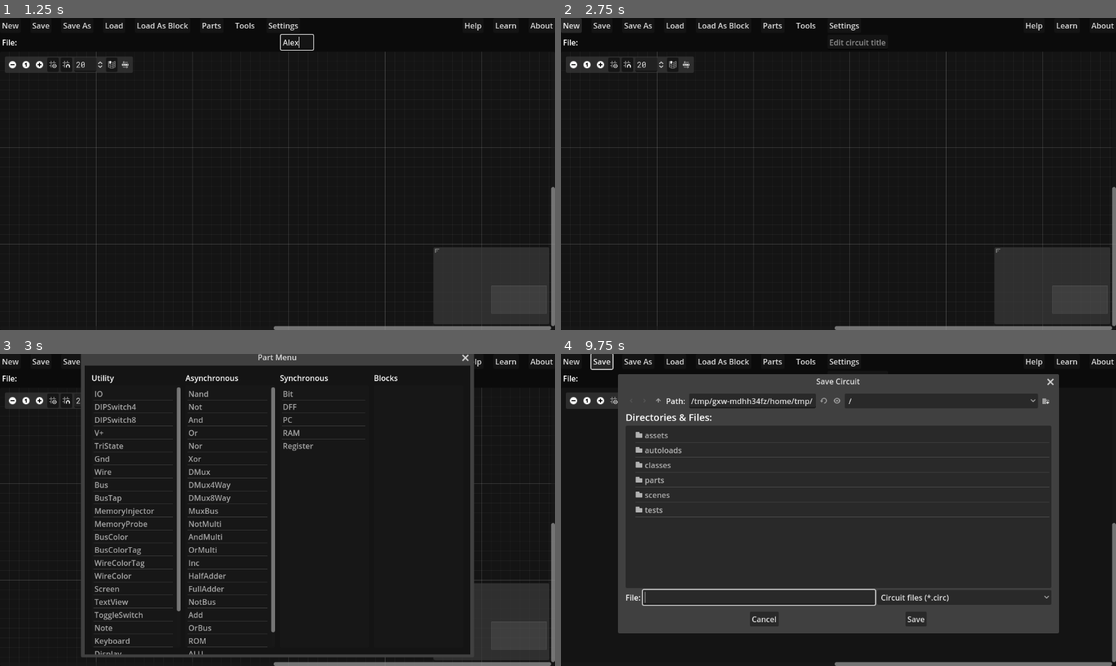
Above: before the commit, frames 1-4 (two rows, left to right).
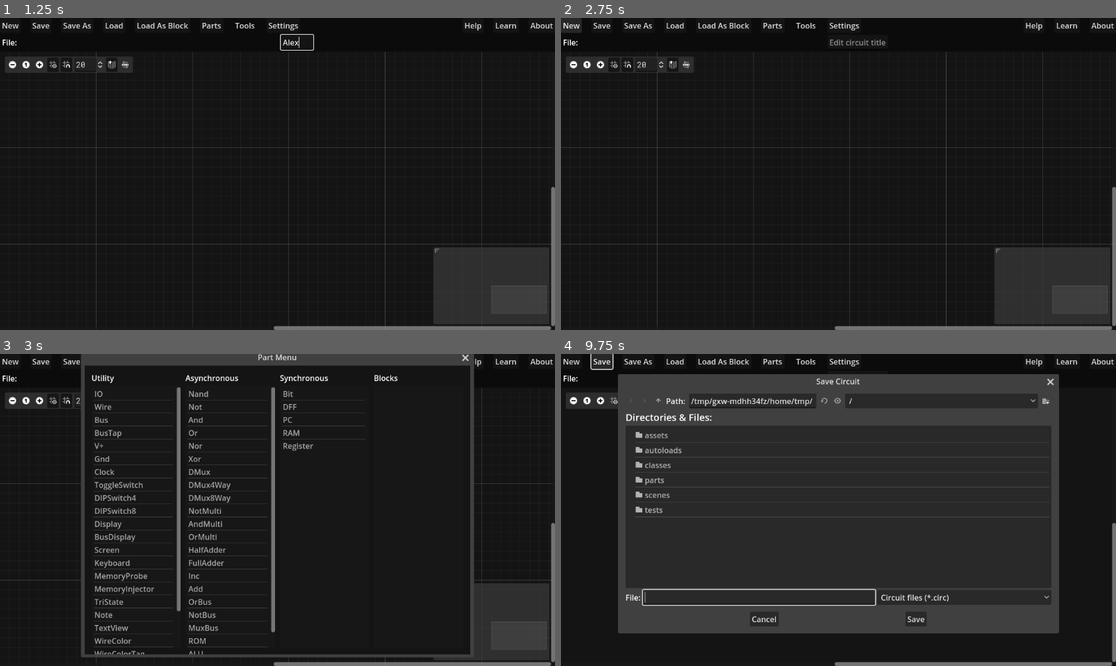
Above: after the commit, the same moments.

Repository: andrew-wilkes/logic-simulator-2
Game: Godot game, scene res://main.tscn
Same seed, same stepped clock (60 frames per second), same inputs: the game is played once before the commit and once after it.
Inputs (mouse positions are in pixels of both pictures, inside the frame that each line leads up to):
- Up to frame 1 (1.25 s): click (294, 42) at 0.52 s; type "Alex" at 0.6 s
- Up to frame 2 (2.75 s): click "New" at 1.25 s; click "New" at 2 s
- Up to frame 3 (3 s): click "Parts" at 2.75 s
- Up to frame 4 (9.75 s): click "Tools" at 3.5 s; click "Learn" at 4.25 s; click (572, 400) at 5 s; click (599, 400) at 5.75 s; click (616, 400) at 6.5 s; click (627, 400) at 7.25 s; click (672, 400) at 8 s; click (688, 400) at 8.75 s; click "Save" at 9.5 s

Frames 1-2 are identical in both runs. In frame 3, 2.2% of the frame differs, in the area x 17-41%, y 16-97%; in frame 4, less than 0.1%.

Commit message:
Re-order parts

Diff:
--- a/src/classes/settings.gd
+++ b/src/classes/settings.gd
@@ -7,7 +7,7 @@
 @export var last_dir = ""
 @export var current_file = ""
 @export var indicate_from_levels = true
-@export var indicate_to_levels = false
+@export var indicate_to_levels = true
 @export var logic_high_color = Color.RED
 @export var logic_low_color = Color.BLUE
 @export var blocks = {}
--- a/src/parts/ALU.gd
+++ b/src/parts/ALU.gd
@@ -3,7 +3,7 @@
 extends Part
 
 func _init():
-	order = 80
+	order = 0
 	category = ASYNC
 
 
--- a/src/parts/Add.gd
+++ b/src/parts/Add.gd
@@ -5,7 +5,7 @@
 var ab = [0, 0]
 
 func _init():
-	order = 80
+	order = 64
 	category = ASYNC
 
 
--- a/src/parts/Bus.gd
+++ b/src/parts/Bus.gd
@@ -4,7 +4,7 @@
 
 func _init():
 	category = UTILITY
-	order = 72
+	order = 96
 
 
 func apply_power():
--- a/src/parts/BusColor.gd
+++ b/src/parts/BusColor.gd
@@ -5,7 +5,7 @@
 func _init():
 	data["color"] = "ffff00ff"
 	category = UTILITY
-	order = 70
+	order = 28
 
 
 func _ready():
--- a/src/parts/BusDisplay.gd
+++ b/src/parts/BusDisplay.gd
@@ -9,6 +9,7 @@
 	data["num_digits"] = 2
 	data["mode"] = HEX
 	data["dp_position"] = 0
+	order = 78
 
 
 func _ready():
--- a/src/parts/BusTap.gd
+++ b/src/parts/BusTap.gd
@@ -7,7 +7,7 @@
 
 func _init():
 	category = UTILITY
-	order = 72
+	order = 94
 	data["bit"] = 0
 
 
--- a/src/parts/Clock.gd
+++ b/src/parts/Clock.gd
@@ -8,7 +8,7 @@
 
 func _init():
 	category = UTILITY
-	order = 0
+	order = 88
 
 
 func _on_rate_value_changed(value):
--- a/src/parts/DIPSwitch4.gd
+++ b/src/parts/DIPSwitch4.gd
@@ -7,7 +7,7 @@
 
 func _init():
 	category = UTILITY
-	order = 90
+	order = 84
 
 
 func _ready():
--- a/src/parts/Display.gd
+++ b/src/parts/Display.gd
@@ -3,7 +3,7 @@
 extends Part
 
 func _init():
-	order = 0
+	order = 80
 	category = UTILITY
 	@warning_ignore("integer_division")
 	data = {
--- a/src/parts/FullAdder.gd
+++ b/src/parts/FullAdder.gd
@@ -3,7 +3,7 @@
 extends Part
 
 func _init():
-	order = 80
+	order = 68
 	category = ASYNC
 
 
--- a/src/parts/Gnd.gd
+++ b/src/parts/Gnd.gd
@@ -4,7 +4,7 @@
 
 func _init():
 	category = UTILITY
-	order = 80
+	order = 90
 
 
 func _ready():
--- a/src/parts/HalfAdder.gd
+++ b/src/parts/HalfAdder.gd
@@ -4,7 +4,7 @@
 
 func _init():
 	pins = { [0, 0]: false, [0, 1]: false }
-	order = 80
+	order = 70
 	category = ASYNC
 
 
--- a/src/parts/Inc.gd
+++ b/src/parts/Inc.gd
@@ -5,7 +5,7 @@
 var max_value = 0
 
 func _init():
-	order = 80
+	order = 66
 	category = ASYNC
 	data["bits"] = 16
 
--- a/src/parts/Keyboard.gd
+++ b/src/parts/Keyboard.gd
@@ -10,7 +10,7 @@
 var show_placeholder = false
 
 func _init():
-	order = 0
+	order = 74
 	category = UTILITY
 
 
--- a/src/parts/MemoryInjector.gd
+++ b/src/parts/MemoryInjector.gd
@@ -6,7 +6,7 @@
 
 func _init():
 	category = UTILITY
-	order = 72
+	order = 70
 	data["address"] = 0
 
 
--- a/src/parts/MuxBus.gd
+++ b/src/parts/MuxBus.gd
@@ -3,7 +3,7 @@
 extends Part
 
 func _init():
-	order = 84
+	order = 58
 	category = ASYNC
 
 
--- a/src/parts/NotBus.gd
+++ b/src/parts/NotBus.gd
@@ -3,7 +3,7 @@
 extends Part
 
 func _init():
-	order = 80
+	order = 60
 	category = ASYNC
 
 
--- a/src/parts/Note.gd
+++ b/src/parts/Note.gd
@@ -6,7 +6,7 @@
 
 func _init():
 	category = UTILITY
-	order = 0
+	order = 50
 	data = {
 		"file": "",
 		"size": [300, 200],
--- a/src/parts/OrBus.gd
+++ b/src/parts/OrBus.gd
@@ -3,7 +3,7 @@
 extends Part
 
 func _init():
-	order = 80
+	order = 62
 	category = ASYNC
 
 
--- a/src/parts/ROM.gd
+++ b/src/parts/ROM.gd
@@ -5,7 +5,7 @@
 var old_address = 0
 
 func _init():
-	order = 80
+	order = 2
 	category = ASYNC
 	data["bits"] = 16
 	data["size"] = "8K"
--- a/src/parts/Screen.gd
+++ b/src/parts/Screen.gd
@@ -7,7 +7,7 @@
 
 func _init():
 	super()
-	order = 0
+	order = 76
 	category = UTILITY
 	data["pixel_color"] = Color.WHITE
 	data["screen_color"] = Color.DARK_BLUE
--- a/src/parts/TextView.gd
+++ b/src/parts/TextView.gd
@@ -6,7 +6,7 @@
 
 func _init():
 	category = UTILITY
-	order = 0
+	order = 48
 	data = {
 		"file": "",
 		"size": [470, 500]
--- a/src/parts/ToggleSwitch.gd
+++ b/src/parts/ToggleSwitch.gd
@@ -6,7 +6,7 @@
 
 func _init():
 	category = UTILITY
-	order = 0
+	order = 86
 
 
 func output_clock(level):
--- a/src/parts/TriState.gd
+++ b/src/parts/TriState.gd
@@ -5,7 +5,7 @@
 var value = 0
 
 func _init():
-	order = 84
+	order = 68
 	category = UTILITY
 
 
--- a/src/parts/V+.gd
+++ b/src/parts/V+.gd
@@ -4,7 +4,7 @@
 
 func _init():
 	category = UTILITY
-	order = 90
+	order = 92
 
 
 func _ready():
--- a/src/parts/Wire.gd
+++ b/src/parts/Wire.gd
@@ -4,7 +4,7 @@
 
 func _init():
 	category = UTILITY
-	order = 74
+	order = 98
 
 
 func apply_power():
--- a/src/parts/WireColor.gd
+++ b/src/parts/WireColor.gd
@@ -5,7 +5,7 @@
 func _init():
 	data["color"] = "ffffffff"
 	category = UTILITY
-	order = 60
+	order = 30
 
 
 func _ready():
